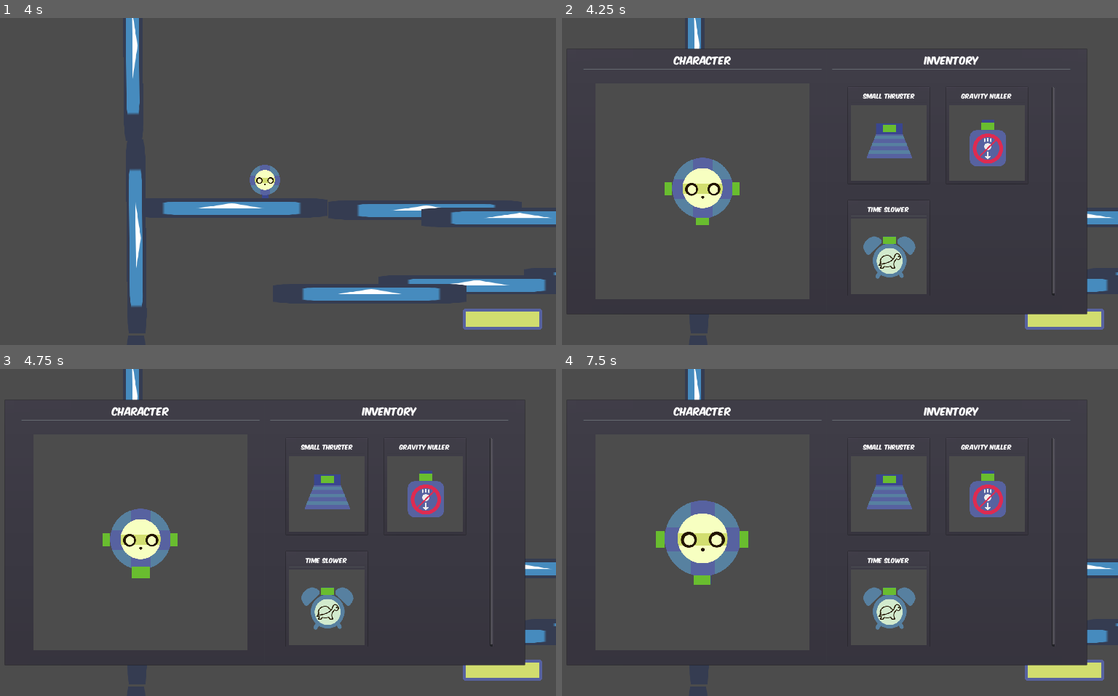
Above: before the commit, frames 1-4 (two rows, left to right).
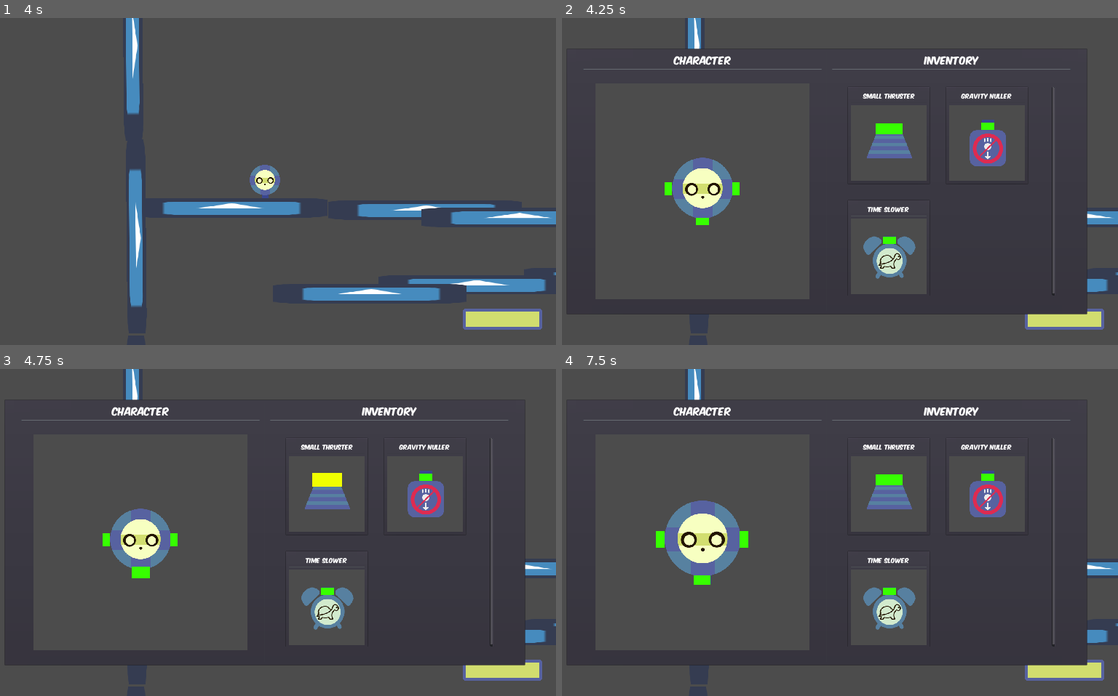
Above: after the commit, the same moments.

Repository: KoshakiDev/GodotWildJam13Mar2021
Game: Godot game, scene res://Source/Levels/DebugLevel.tscn
Same seed, same stepped clock (60 frames per second), same inputs: the game is played once before the commit and once after it. The engine's default icon, where the game draws it, is replaced by a stand-in: a white triangle on a blue panel in a dark square.
Inputs (mouse positions are in pixels of both pictures, inside the frame that each line leads up to):
- Up to frame 1 (4 s): move the mouse to (233, 246) at 0.52 s; hold Right (move_right) 0.53-1.25 s; hold Middle mouse button (middle_click) 0.53-1.25 s; click (233, 246) at 0.67 s; drag from (439, 230) to (233, 246) at 1.27 s; tap Enter at 2, 3.5 s; move the mouse to (88, 132) at 2.02 s; hold Left (move_left) 2.03-2.75 s; tap Space (use_module_1) at 2.1, 2.75 s; drag from (294, 181) to (88, 132) at 2.77 s; move the mouse to (177, 99) at 3.52 s; hold Left (move_left) from 3.53 s (still down); hold Mouse wheel down (zoom_out) from 3.53 s (still down)
- Up to frame 2 (4.25 s): keep holding Left (move_left); keep holding Mouse wheel down (zoom_out); tap Tab (open_inventory) at 4.15 s
- Up to frame 3 (4.75 s): release Left (move_left) at 4.25 s; release Mouse wheel down (zoom_out) at 4.25 s; click (139, 571) at 4.27 s
- Up to frame 4 (7.5 s): tap Space (use_module_1) at 5, 6.5 s; drag from (956, 516) to (739, 450) at 5.02 s; tap Enter at 5.75 s; move the mouse to (712, 548) at 5.77 s; hold Right (move_right) 5.78-6.5 s; hold Right mouse button (right_click) 5.78-6.5 s; click (712, 548) at 5.92 s; drag from (884, 460) to (712, 548) at 6.52 s; move the mouse to (795, 597) at 7.27 s; hold Right (move_right) from 7.28 s (still down); hold Mouse wheel up (zoom_in) from 7.28 s (still down)

Frame 1 is identical in both runs. In frame 2, 0.4% of the frame differs, in the area x 18-78%, y 32-70%; in frame 3, 0.6%, in the area x 18-78%, y 31-70%; in frame 4, 0.5%.

Commit message:
Added highlights in module ui; fixed a lot of bugs

Diff:
--- /dev/null
+++ b/Resources/Themes/Styles/Connector/Hover.tres
@@ -0,0 +1,12 @@
+[gd_resource type="StyleBoxTexture" load_steps=2 format=2]
+
+[ext_resource path="res://Resources/Art/HUD/ConnectButton.png" type="Texture" id=1]
+
+[resource]
+texture = ExtResource( 1 )
+region_rect = Rect2( 0, 0, 109, 50 )
+expand_margin_left = 4.0
+expand_margin_right = 4.0
+expand_margin_top = 4.0
+expand_margin_bottom = 4.0
+modulate_color = Color( 0.219608, 1, 0, 1 )
--- /dev/null
+++ b/Resources/Themes/Styles/Connector/Normal.tres
@@ -0,0 +1,8 @@
+[gd_resource type="StyleBoxTexture" load_steps=2 format=2]
+
+[ext_resource path="res://Resources/Art/HUD/ConnectButton.png" type="Texture" id=1]
+
+[resource]
+texture = ExtResource( 1 )
+region_rect = Rect2( 0, 0, 109, 50 )
+modulate_color = Color( 0.219608, 1, 0, 1 )
--- /dev/null
+++ b/Resources/Themes/Styles/Connector/NormalHighlight.tres
@@ -0,0 +1,12 @@
+[gd_resource type="StyleBoxTexture" load_steps=2 format=2]
+
+[ext_resource path="res://Resources/Art/HUD/ConnectButton.png" type="Texture" id=1]
+
+[resource]
+texture = ExtResource( 1 )
+region_rect = Rect2( 0, 0, 109, 50 )
+expand_margin_left = 3.0
+expand_margin_right = 3.0
+expand_margin_top = 3.0
+expand_margin_bottom = 3.0
+modulate_color = Color( 0.945098, 1, 0, 1 )
--- /dev/null
+++ b/Resources/Themes/Styles/Connector/Pressed.tres
@@ -0,0 +1,12 @@
+[gd_resource type="StyleBoxTexture" load_steps=2 format=2]
+
+[ext_resource path="res://Resources/Art/HUD/ConnectButton.png" type="Texture" id=1]
+
+[resource]
+texture = ExtResource( 1 )
+region_rect = Rect2( 0, 0, 109, 50 )
+expand_margin_left = 3.0
+expand_margin_right = 3.0
+expand_margin_top = 3.0
+expand_margin_bottom = 3.0
+modulate_color = Color( 0.091, 0.42, 0, 1 )
--- /dev/null
+++ b/Resources/Themes/Styles/Disconnector/Hover.tres
@@ -0,0 +1,12 @@
+[gd_resource type="StyleBoxTexture" load_steps=2 format=2]
+
+[ext_resource path="res://Resources/Art/HUD/ConnectButton.png" type="Texture" id=1]
+
+[resource]
+texture = ExtResource( 1 )
+region_rect = Rect2( 0, 0, 109, 50 )
+expand_margin_left = 4.0
+expand_margin_right = 4.0
+expand_margin_top = 4.0
+expand_margin_bottom = 4.0
+modulate_color = Color( 1, 0, 0, 1 )
--- /dev/null
+++ b/Resources/Themes/Styles/Disconnector/Normal.tres
@@ -0,0 +1,8 @@
+[gd_resource type="StyleBoxTexture" load_steps=2 format=2]
+
+[ext_resource path="res://Resources/Art/HUD/ConnectButton.png" type="Texture" id=1]
+
+[resource]
+texture = ExtResource( 1 )
+region_rect = Rect2( 0, 0, 109, 50 )
+modulate_color = Color( 1, 0, 0, 1 )
--- /dev/null
+++ b/Resources/Themes/Styles/Disconnector/Pressed.tres
@@ -0,0 +1,12 @@
+[gd_resource type="StyleBoxTexture" load_steps=2 format=2]
+
+[ext_resource path="res://Resources/Art/HUD/ConnectButton.png" type="Texture" id=1]
+
+[resource]
+texture = ExtResource( 1 )
+region_rect = Rect2( 0, 0, 109, 50 )
+expand_margin_left = 3.0
+expand_margin_right = 3.0
+expand_margin_top = 3.0
+expand_margin_bottom = 3.0
+modulate_color = Color( 0.364706, 0.0431373, 0.0431373, 1 )
--- a/Source/HUD/ModuleUI/Character.gd
+++ b/Source/HUD/ModuleUI/Character.gd
@@ -3,7 +3,8 @@
 
 signal module_registered(module)
 signal module_removed(module)
-signal hovered_connector(connector_type)
+signal connector_hovered(connector_type)
+signal connector_unhovered()
 
 
 # Array to keep track of all the modules (ModuleContainer) that are in the
@@ -20,7 +21,7 @@
 onready var viewport := $MarginContainer/ViewportContainer/Viewport
 
 
-func setup(module_manager: ModuleManager):
+func setup(module_manager: ModuleManager) -> void:
 	self.module_manager = module_manager
 	# Clear the modules, if they exist already.
 	if modules.size() > 0:
@@ -67,7 +68,8 @@
 			self,
 			selected_module,
 			"on_disconnector_toggled",
-			""
+			"",
+			preload("res://Source/HUD/ModuleUI/DisconnectorButton.tscn")
 		)
 
 		# Deselect the selected module, when done, so you can't connect it again.
@@ -78,7 +80,7 @@
 		# button that way)
 		connector.connector_button.pressed = false
 
-func update_connectors(module: ModuleContainer, no_delete := false):
+func update_connectors(module: ModuleContainer, no_delete := false) -> void:
 	for connector in module.get_connectors():
 		# If the connector already has a button, dont add a new one.
 		connector = module.get_character_connector(connector)
@@ -112,14 +114,44 @@
 		# button that way)
 		connector.connector_button.pressed = false
 
-func on_connector_hovered(connector: Connector, hovered: float):
-	pass
+func on_connector_hovered(connector: Connector, hovered: float) -> void:
+	# Don't highlight anything, if a module is selected.
+	if selected_module:
+		return
+	if hovered:
+		emit_signal("connector_hovered", connector.connection_type)
+	else:
+		emit_signal("connector_unhovered")
 
-func on_Inventory_module_selected(module: ModuleContainer, connector: Connector):
+func on_Inventory_hovered(connector_type: int, hovered: bool) -> void:
+	if selected_connector and selected_connector.connection_type == connector_type:
+		return
+	highlight_connectors(connector_type, hovered)
+	# If there is a selected connector and nothing is hovered anymore, rehighlight
+	# the selections connectors.
+	if selected_connector:
+		highlight_connectors(selected_connector.connection_type, not hovered)
+
+# Highlights all connectors of the given type, if active is true, removes the
+# highlight if it is false.
+func highlight_connectors(connector_type: int, active: bool) -> void:
+	for module in modules:
+		for connector in module.get_connectors():
+			if connector.connection_type == connector_type:
+				module.get_character_connector(connector).set_highlight(active)
+
+func on_Inventory_module_selected(module: ModuleContainer, connector: Connector) -> void:
 	selected_module = module
 	selected_connector = connector
+	# Highlight respective connectors when selecting a module.
+	highlight_connectors(selected_connector.connection_type, true)
 
-func deselect_module():
+func deselect_module() -> void:
+	if not (selected_connector and selected_module):
+		return
+	# Remove the highlight on the respective connectors.
+	highlight_connectors(selected_connector.connection_type, false)
+	# Unset the selected module and connector.
 	selected_module = null
 	selected_connector = null
 
--- a/Source/HUD/ModuleUI/ConnectorButton.gd
+++ /dev/null
@@ -1,7 +0,0 @@
-extends Button
-
-
-var _connector: Position2D
-
-func setup(connector: Position2D) -> void:
-	_connector = connector
--- a/Source/HUD/ModuleUI/ConnectorButton.tscn
+++ b/Source/HUD/ModuleUI/ConnectorButton.tscn
@@ -1,46 +1,9 @@
-[gd_scene load_steps=8 format=2]
+[gd_scene load_steps=5 format=2]
 
-[ext_resource path="res://Resources/Art/HUD/ConnectButton.png" type="Texture" id=1]
+[ext_resource path="res://Resources/Themes/Styles/Connector/Hover.tres" type="StyleBox" id=2]
 [ext_resource path="res://Resources/Themes/ConnectorButton.theme" type="Theme" id=3]
-
-[sub_resource type="StyleBoxTexture" id=1]
-texture = ExtResource( 1 )
-region_rect = Rect2( 0, 0, 109, 50 )
-expand_margin_left = 4.0
-expand_margin_right = 4.0
-expand_margin_top = 4.0
-expand_margin_bottom = 4.0
-
-[sub_resource type="StyleBoxTexture" id=2]
-texture = ExtResource( 1 )
-region_rect = Rect2( 0, 0, 109, 50 )
-expand_margin_left = 3.0
-expand_margin_right = 3.0
-expand_margin_top = 3.0
-expand_margin_bottom = 3.0
-modulate_color = Color( 1, 0, 0, 1 )
-
-[sub_resource type="StyleBoxTexture" id=3]
-texture = ExtResource( 1 )
-region_rect = Rect2( 0, 0, 109, 50 )
-expand_margin_left = 4.0
-expand_margin_right = 4.0
-expand_margin_top = 4.0
-expand_margin_bottom = 4.0
-modulate_color = Color( 1, 0, 0.376471, 1 )
-
-[sub_resource type="StyleBoxTexture" id=4]
-texture = ExtResource( 1 )
-region_rect = Rect2( 0, 0, 109, 50 )
-expand_margin_left = 2.0
-expand_margin_right = 2.0
-expand_margin_top = 2.0
-expand_margin_bottom = 2.0
-modulate_color = Color( 0, 0.0392157, 1, 1 )
-
-[sub_resource type="StyleBoxTexture" id=5]
-texture = ExtResource( 1 )
-region_rect = Rect2( 0, 0, 109, 50 )
+[ext_resource path="res://Resources/Themes/Styles/Connector/Pressed.tres" type="StyleBox" id=4]
+[ext_resource path="res://Resources/Themes/Styles/Connector/Normal.tres" type="StyleBox" id=5]
 
 [node name="ConnectorButton" type="Button"]
 margin_left = -11.5223
@@ -49,12 +12,11 @@
 margin_bottom = 5.76978
 focus_mode = 0
 theme = ExtResource( 3 )
-custom_styles/hover = SubResource( 1 )
-custom_styles/pressed = SubResource( 2 )
-custom_styles/focus = SubResource( 3 )
-custom_styles/disabled = SubResource( 4 )
-custom_styles/normal = SubResource( 5 )
+custom_styles/hover = ExtResource( 2 )
+custom_styles/pressed = ExtResource( 4 )
+custom_styles/normal = ExtResource( 5 )
 toggle_mode = true
+shortcut_in_tooltip = false
 enabled_focus_mode = 0
 __meta__ = {
 "_edit_use_anchors_": false
--- /dev/null
+++ b/Source/HUD/ModuleUI/DisconnectorButton.tscn
@@ -0,0 +1,23 @@
+[gd_scene load_steps=5 format=2]
+
+[ext_resource path="res://Resources/Themes/ConnectorButton.theme" type="Theme" id=1]
+[ext_resource path="res://Resources/Themes/Styles/Disconnector/Normal.tres" type="StyleBox" id=2]
+[ext_resource path="res://Resources/Themes/Styles/Disconnector/Pressed.tres" type="StyleBox" id=3]
+[ext_resource path="res://Resources/Themes/Styles/Disconnector/Hover.tres" type="StyleBox" id=4]
+
+[node name="DisconnectorButton" type="Button"]
+margin_left = -5.5
+margin_top = -3.0
+margin_right = 5.5
+margin_bottom = 3.0
+focus_mode = 0
+theme = ExtResource( 1 )
+custom_styles/hover = ExtResource( 4 )
+custom_styles/pressed = ExtResource( 3 )
+custom_styles/normal = ExtResource( 2 )
+toggle_mode = true
+shortcut_in_tooltip = false
+enabled_focus_mode = 0
+__meta__ = {
+"_edit_use_anchors_": false
+}
--- a/Source/HUD/ModuleUI/Inventory.gd
+++ b/Source/HUD/ModuleUI/Inventory.gd
@@ -3,13 +3,18 @@
 
 signal module_selected(module, connector)
 signal module_deselected()
-signal connector_hovered(connector_type)
+signal connector_hovered(connector_type, hovered)
 
 
 const item_panel_scene := preload("res://Source/HUD/ModuleUI/ItemPanel.tscn")
 
 # Array to keep track of modules that exist in the players inventory.
 var modules = {}
+
+var selected_module: ModuleContainer
+var selected_connector: Connector
+
+var stop_connectors: bool = false
 
 
 onready var item_grid := $MarginContainer/ScrollContainer/ItemGrid
@@ -58,11 +63,42 @@
 	for connector in module.get_connectors():
 		module.get_inventory_connector(connector).delete_connector_button()
 
+# Highlights all connectors of the given type, if active is true, removes the
+# highlight if it is false.
+func highlight_connectors(connector_type: int, active: bool) -> void:
+	for module in modules:
+		for connector in module.get_connectors():
+			if not active or connector.connection_type == connector_type:
+				module.get_inventory_connector(connector).set_highlight(active)
+
+func on_Character_module_registered(module: ModuleContainer) -> void:
+	deselect(false)
+	remove_item(module)
+
 func on_connector_toggled(toggled, module, connector) -> void:
+	# If the currently selected connector is toggled of, remove its selection.
+	if stop_connectors:
+		return
+	# Always deselect the selected connector, when one is clicked
+	deselect(true)
+	# Select the connector that is clicked.
 	if toggled:
+		selected_module = module
+		selected_connector = connector
 		emit_signal("module_selected", module, connector)
-	else:
+
+func deselect(emit_signal: bool):
+	# This stops the selected_connector in on_connector_toggled; fixes a weird bug.
+	stop_connectors = true
+	# This also sets the selected connector / module to null, as the
+	# on_connector_toggled is called and resets those values.
+	if selected_connector:
+		selected_connector.connector_button.pressed = false
+	selected_module = null
+	selected_connector = null
+	stop_connectors = false
+	if emit_signal:
 		emit_signal("module_deselected")
 
 func on_connector_hovered(connector: Connector, hovered: float):
-	pass
+	emit_signal("connector_hovered", connector.connection_type, hovered)
--- a/Source/HUD/ModuleUI/ModuleUI.gd
+++ b/Source/HUD/ModuleUI/ModuleUI.gd
@@ -20,8 +20,12 @@
 
 	inventory_menu.connect("module_selected", character_menu, "on_Inventory_module_selected")
 	inventory_menu.connect("module_deselected", character_menu, "deselect_module")
+	inventory_menu.connect("connector_hovered", character_menu, "on_Inventory_hovered")
 
 	# If the character menu adds a module, remove it from the inventory,
 	# if the character removes a module, add it to the inventory.
-	character_menu.connect("module_registered", inventory_menu, "remove_item")
+	character_menu.connect("module_registered", inventory_menu, "on_Character_module_registered")
 	character_menu.connect("module_removed", inventory_menu, "add_item")
+	character_menu.connect("connector_hovered", inventory_menu, "highlight_connectors", [true])
+	# The 0 bind is needed to satisfy the method signature.
+	character_menu.connect("connector_unhovered", inventory_menu, "highlight_connectors", [0, false])
--- a/Source/Modules/Connector.gd
+++ b/Source/Modules/Connector.gd
@@ -9,6 +9,8 @@
 }
 
 const connector_button_scene := preload("res://Source/HUD/ModuleUI/ConnectorButton.tscn")
+const connector_highlight_style := preload("res://Resources/Themes/Styles/Connector/NormalHighlight.tres")
+const connector_normal_style := preload("res://Resources/Themes/Styles/Connector/Normal.tres")
 
 # The direction of this connector as a string, to make it easier to export.
 export(String, "Left", "Right", "Up", "Down") var direction_string: String setget set_direction_string
@@ -36,10 +38,10 @@
 # press_callback needs to look like this: toggle_callback(toggled, module, connector)
 # hover_callback needs to look like this: hover_callback(connector, hovering)
 func generate_connector_button(node: Node, module_container, toggle_callback := "on_connector_toggled",
-hover_callback := "on_connector_hovered") -> void:
+hover_callback := "on_connector_hovered", custom_button_scene: PackedScene = connector_button_scene) -> void:
 	print("Generating connector_button with module: %s" % module_container)
 	self.module_container = module_container
-	connector_button = connector_button_scene.instance()
+	connector_button = custom_button_scene.instance()
 	add_child(connector_button)
 	connector_button.rect_position = -size
 	connector_button.rect_size = size*2
@@ -47,6 +49,16 @@
 	if hover_callback != "":
 		connector_button.connect("mouse_entered", node, hover_callback, [self, true])
 		connector_button.connect("mouse_exited", node, hover_callback, [self, false])
+
+func set_highlight(active: bool, custom_highlight_style: StyleBox = connector_highlight_style):
+	var style: StyleBox
+	if active:
+		style = custom_highlight_style
+	else:
+		style = connector_normal_style
+	# Set the style of the connector button.
+	if connector_button and connector_button.name.begins_with("ConnectorButton"):
+		connector_button.set("custom_styles/normal", style)
 
 # Returns true if this connector can connect to the other connector.
 func can_connect(other_connector: Connector) -> bool:
--- a/Source/Modules/Thruster/SmallThruster.tscn
+++ b/Source/Modules/Thruster/SmallThruster.tscn
@@ -68,8 +68,10 @@
 polygon = PoolVector2Array( 21, 9, 37.5, 49, -39, 49, -22.6, 9, -22.6, -9.5, 21, -9.5 )
 
 [node name="Connector" type="Position2D" parent="Connections" index="0"]
+position = Vector2( -0.8, 0.5 )
 script = ExtResource( 2 )
 direction_string = "Up"
+size = Vector2( 21.8, 9 )
 
 [node name="AnimationPlayer" type="AnimationPlayer" parent="." index="4"]
 anims/thrust = SubResource( 3 )
Binary file changed: Resources/Art/HUD/ConnectButton.png
